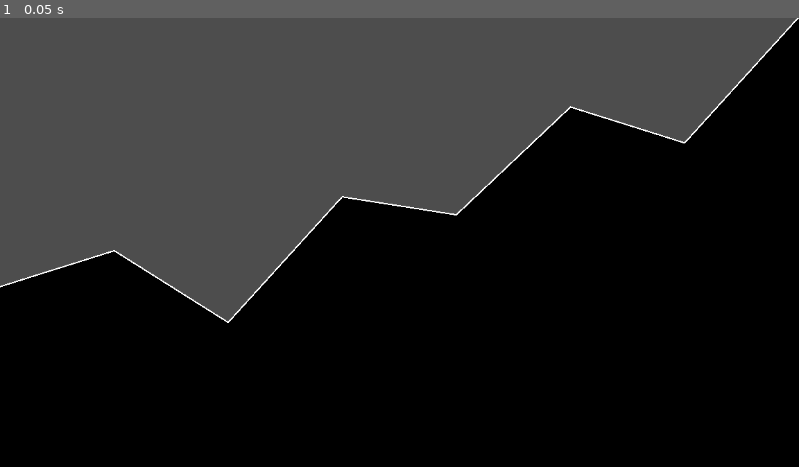
Above: before the commit, frame 1.
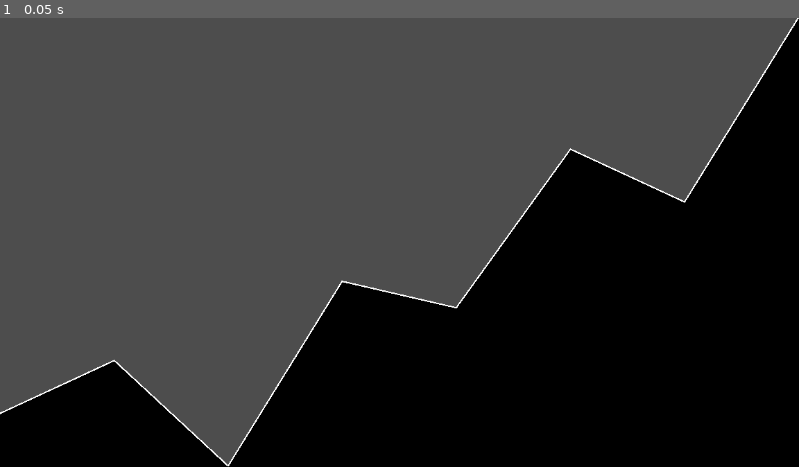
Above: after the commit, the same moment.

Repository: Carth501/math-balance
Game: Godot game, scene res://chartr/example/chartr_example.tscn
Same seed, same stepped clock (60 frames per second), same inputs: the game is played once before the commit and once after it. The project has no main scene, so this scene is started directly.
Inputs:
- Up to frame 1 (0.05 s): no input

The runs differ from the first frame. In frame 1, 19% of the frame differs, in the area x 0-100%, y 0-100%.

Commit message:
Adjust array processing to scale properly

Diff:
--- a/chartr/example/chartr_example.gd
+++ b/chartr/example/chartr_example.gd
@@ -4,7 +4,7 @@
 
 func _ready() -> void:
 	var settings: ChartrSettings = ChartrSettings.new();
-	settings.zero_origin = true;
+	settings.zero_origin = false;
 	chart.bind_settings(settings);
 	chart.display(
 		[0, 1, 2, 3, 4, 5, 6, 7],
--- a/chartr/scripts/chartr.gd
+++ b/chartr/scripts/chartr.gd
@@ -30,8 +30,8 @@
 	for i in range(min(x_values.size(), y_values.size())):
 		raw_points.append(
 			Vector2(
-				(x_values[i] - x_max_and_min["min"]) / x_max_and_min["max"],
-				(y_values[i] - y_max_and_min["min"]) / y_max_and_min["max"]
+				(x_values[i] - x_max_and_min["min"]) / (x_max_and_min["max"] - x_max_and_min["min"]),
+				(y_values[i] - y_max_and_min["min"]) / (y_max_and_min["max"] - y_max_and_min["min"])
 				));
 	return raw_points;
 
@@ -57,12 +57,14 @@
 	var max_value: float = - INF;
 	var min_value: float = INF;
 	if settings.zero_origin:
+		max_value = 0;
 		min_value = 0;
 	for v in values:
 		if v > max_value:
 			max_value = v;
 		if v < min_value:
 			min_value = v;
+	print("Max value: %f, Min value: %f" % [max_value, min_value]);
 	return {
 		"max": max_value,
 		"min": min_value,
